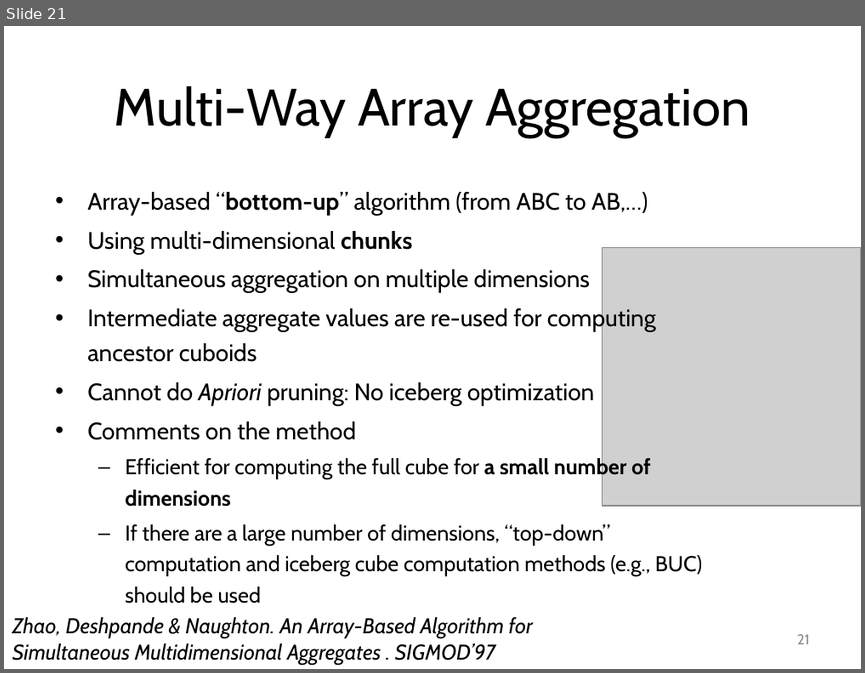
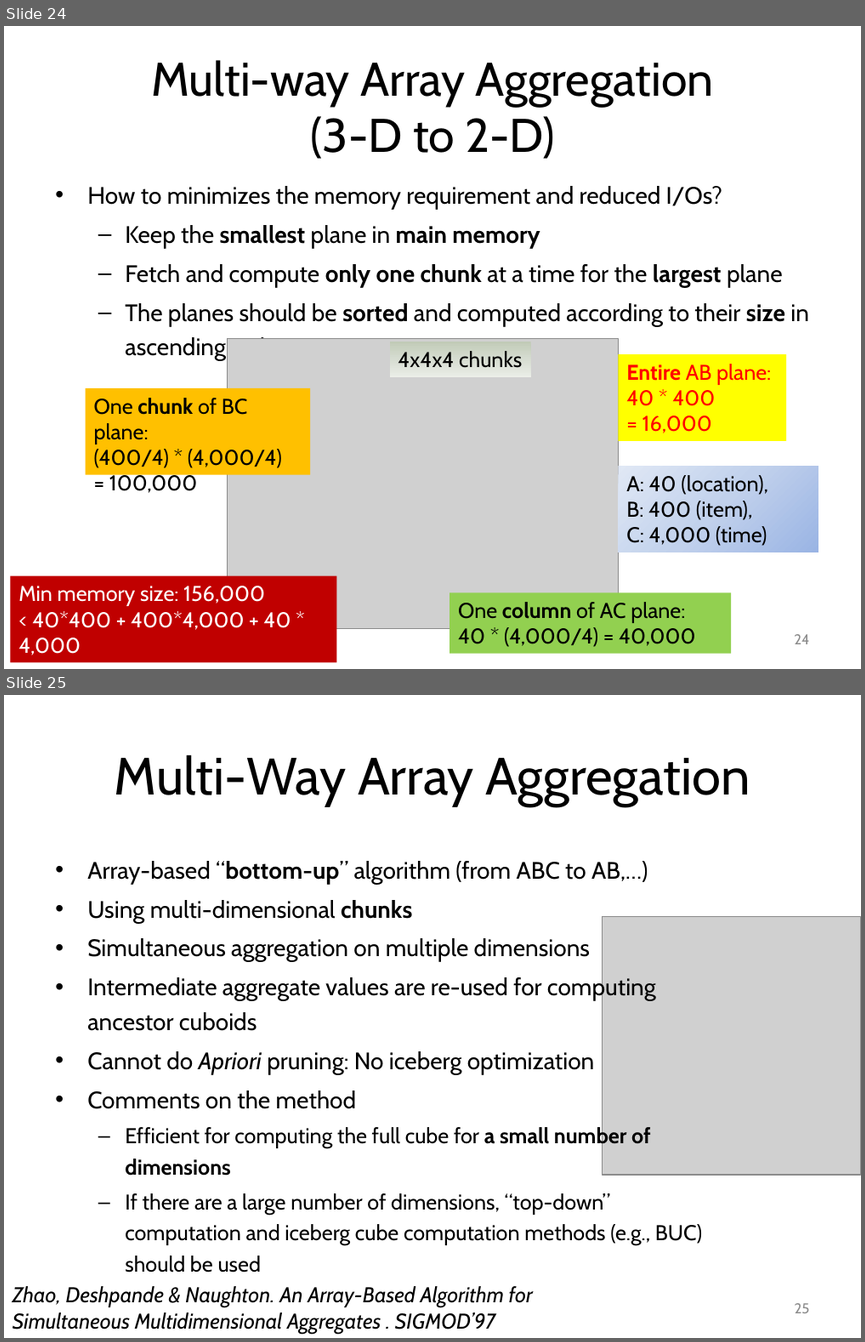
Before and after one commit to mjiang89/mjiang89.github.io, a slide deck: teaching/CS412Summer17-Chapter5.pptx. Shown one above the other, each under a label of ours: slide 21 before the commit, slides 24 and 25 after it. The pictures are 865x673 and 865x1342 pixels, drawn with LibreOffice and Linux fonts; fonts in the diff are those of the drawing; grey boxes stand for pictures. Boxes give left, top, right and bottom in pixels: in the first picture for what was removed or moved away, otherwise in the second. Text is boxed around its words. In the diff, an @@ line names an element or a change of style, - is before the commit and + after.

```diff
--- a/teaching/CS412Summer17-Chapter5.pptx
+++ b/teaching/CS412Summer17-Chapter5.pptx
@@ slide 24 added at box(4, 26, 861, 669), background #FFFFFF @@
@@ title added at box(151, 60, 714, 159), 39.6 pt, text #000000 @@
+Multi-way Array Aggregation
+(3-D to 2-D)
@@ text added at box(87, 186, 809, 360), 20 pt, text #000000 @@
+• How to minimizes the memory requirement and reduced I/Os?
+  – Keep the smallest plane in main memory
+  – Fetch and compute only one chunk at a time for the largest plane
+  – The planes should be sorted and computed according to their size in ascending order
@@ picture added at box(227, 339, 618, 629) @@
@@ rectangle added at box(390, 341, 531, 377), fill gradient #C1CAB9 to #D8DDD3 to #EBEEE9, 18 pt, text #000000 @@
+4x4x4 chunks
@@ rectangle added at box(619, 354, 786, 441), fill #FFFF00, 18 pt, text #FF0000 @@
+Entire AB plane: 40 * 400
+= 16,000
@@ rectangle added at box(86, 387, 310, 474), fill #FFC000, 18 pt, text #000000 @@
+One chunk of BC plane:
+(400/4) * (4,000/4)
+= 100,000
@@ rectangle added at box(619, 465, 818, 552), fill gradient #9AB5E4 to #C2D1ED to #E1E8F5, 18 pt, text #000000 @@
+A: 40 (location),
+B: 400 (item),
+C: 4,000 (time)
@@ rectangle added at box(10, 576, 336, 663), fill #C00000, 18 pt, text #FFFFFF @@
+Min memory size: 156,000
+< 40*400 + 400*4,000 + 40 * 4,000
+= 1,776,000
@@ rectangle added at box(449, 592, 731, 653), fill #92D050, 18 pt, text #000000 @@
+One column of AC plane:
+40 * (4,000/4) = 40,000
@@ page number added at box(794, 634, 809, 644), 12 pt, text #8C8C8C @@
+24
@@ what was slide 21 is now slide 25 @@
@@ page number at box(794, 1303, 810, 1313): text changed @@
-21
+25
```
Also in this commit, not shown: 2 slides changed, 3 other slides added, 2 other files.
